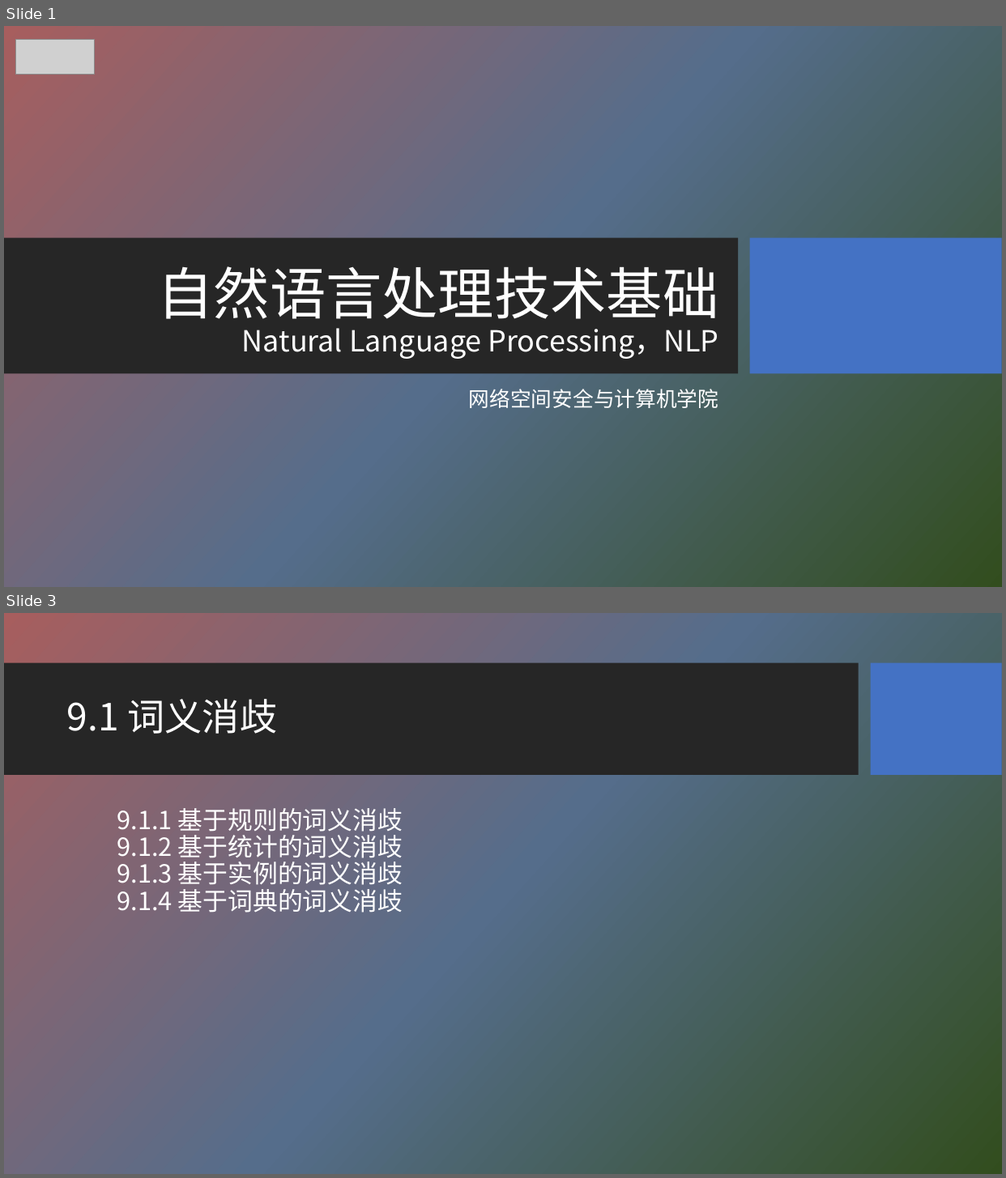
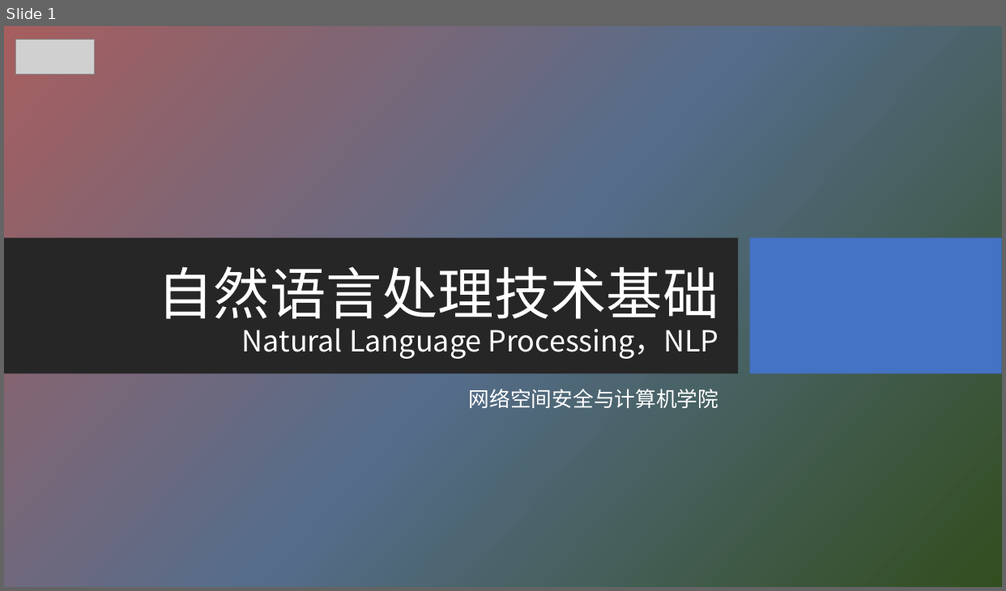
Before and after one commit to HBU/NLP_PPT, a slide deck: PPT-2020/ch09 语义分析.pptx. Shown one above the other, each under a label of ours: slides 1 and 3 before the commit, slide 1 after it; the slides between them are not shown. The pictures are 1006x1178 and 1006x591 pixels, drawn with LibreOffice and Linux fonts; fonts in the diff are those of the drawing; grey boxes stand for pictures; background and template pictures are left out. Boxes give left, top, right and bottom in pixels: in the first picture for what was removed or moved away, otherwise in the second. Text is boxed around its words. In the diff, an @@ line names an element or a change of style, - is before the commit and + after.

```diff
--- a/PPT-2020/ch09 语义分析.pptx
+++ b/PPT-2020/ch09 语义分析.pptx
@@ slide 3 removed at box(4, 613, 1002, 1174), background picture (left out) @@
@@ rectangle removed at box(4, 663, 859, 776) @@
@@ rectangle removed at box(871, 663, 1002, 776) @@
@@ title removed at box(67, 699, 277, 734) @@
-9.1 词义消歧
@@ text removed at box(117, 808, 403, 913) @@
-9.1.1 基于规则的词义消歧
-9.1.2 基于统计的词义消歧
-9.1.3 基于实例的词义消歧
-9.1.4 基于词典的词义消歧
```
Also in this commit, not shown: 1 slide changed, 8 slides added, 2 other slides removed, 1 other file.
